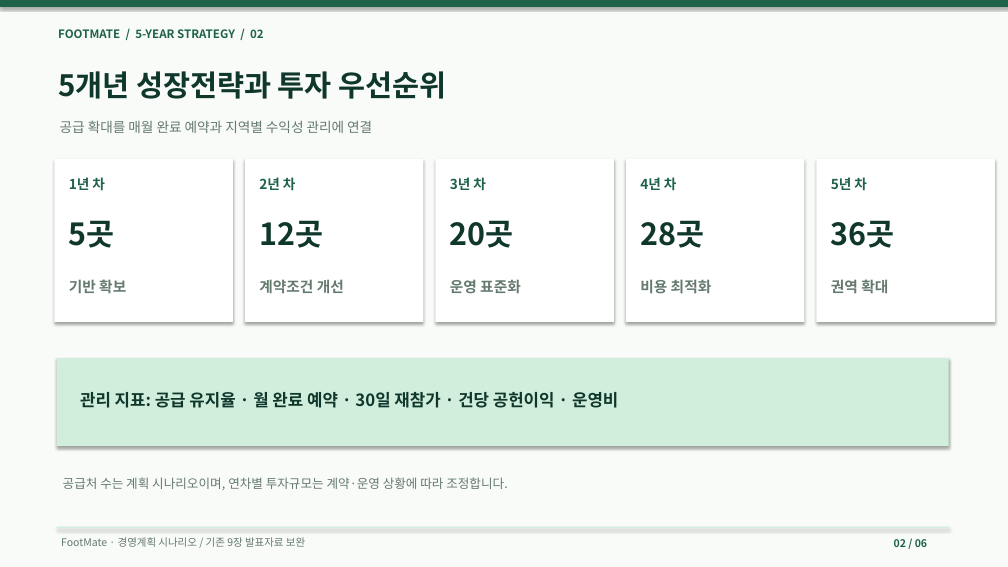
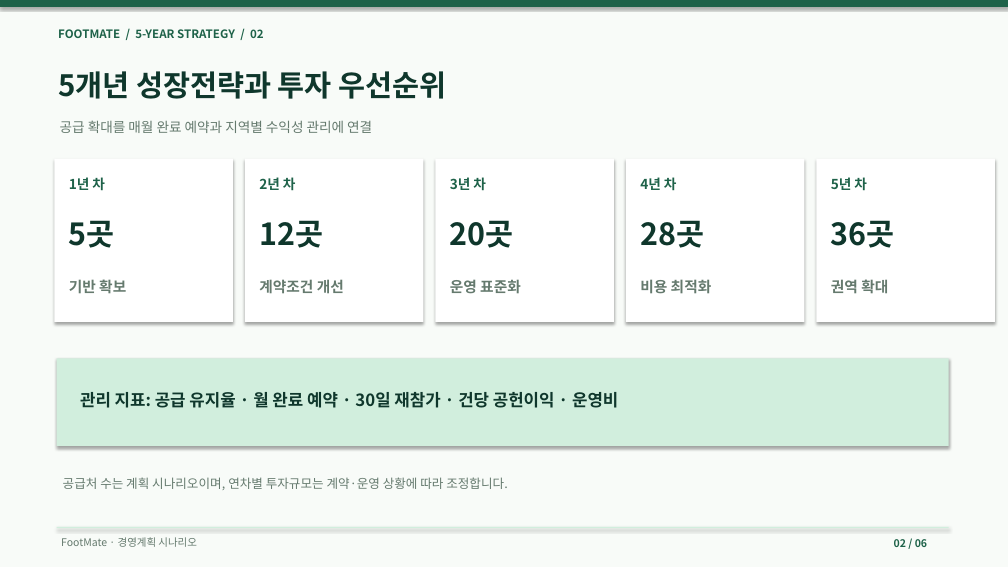
Before and after one commit to dohyunkimmm/footmate, a slide deck: slide 2 of src/case-study/downloads/footmate_5year_strategy.pptx. Drawn at 1008x567 pixels with LibreOffice and Linux fonts; fonts in the diff are those of the drawing. Boxes give left, top, right and bottom in pixels: in the first picture for what was removed or moved away, otherwise in the second. Text is boxed around its words. In the diff, an @@ line names an element or a change of style, - is before the commit and + after.

```diff
--- a/src/case-study/downloads/footmate_5year_strategy.pptx
+++ b/src/case-study/downloads/footmate_5year_strategy.pptx
@@ text at <box>61,537,197,547</box>: text changed @@
-FootMate · 경영계획 시나리오 / 기존 9장 발표자료 보완
+FootMate · 경영계획 시나리오
```
Also in this commit, not shown: 5 other slides changed, 13 other files.
